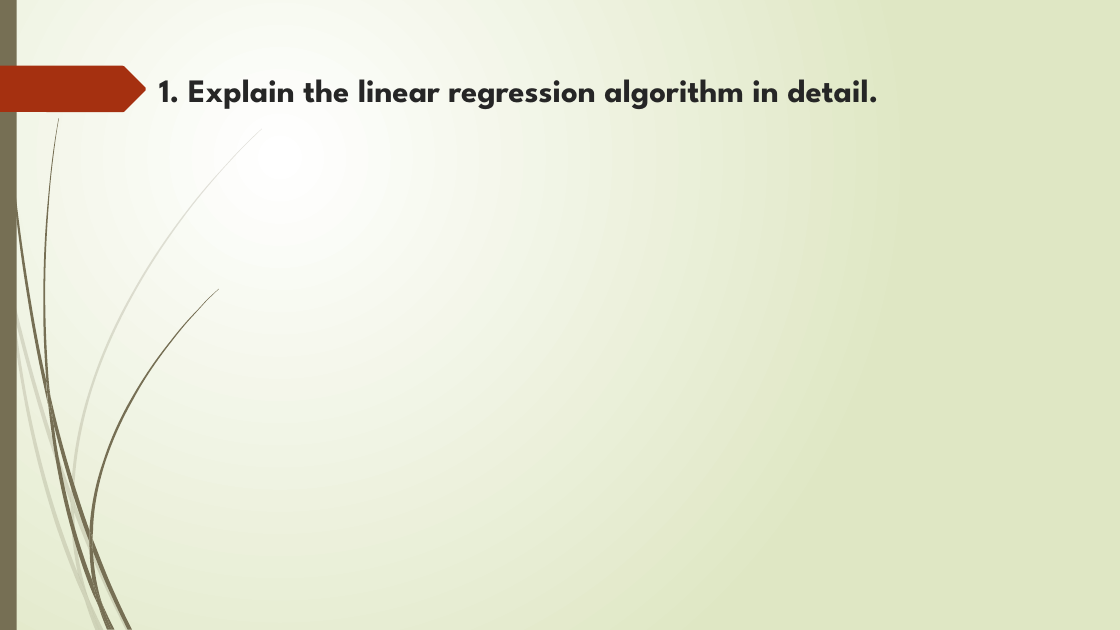
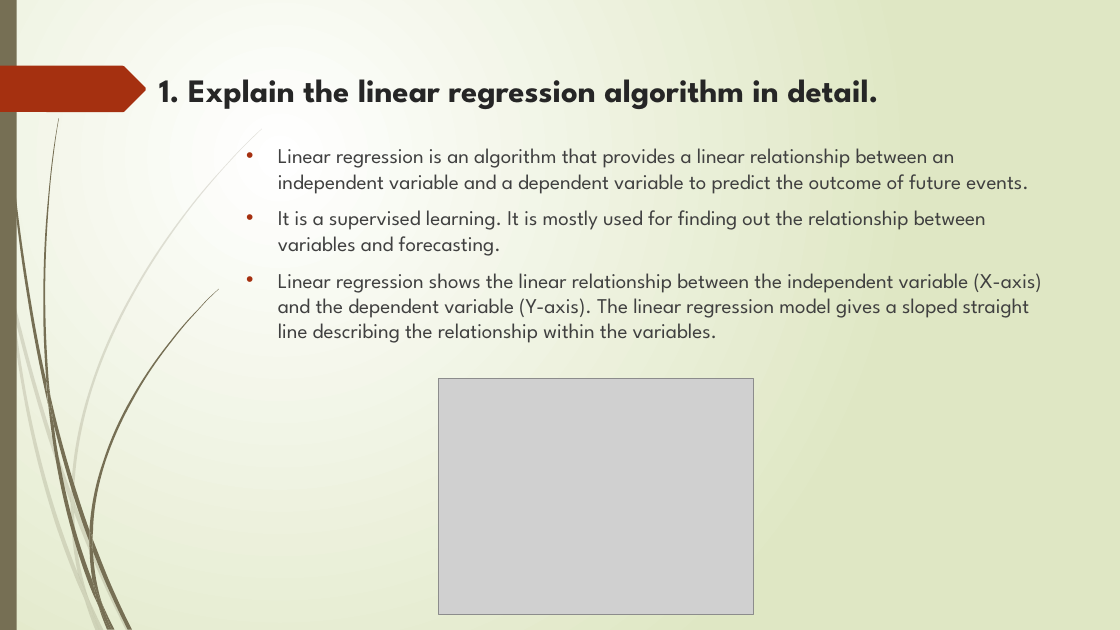
Before and after one commit to mylearning-datta/Linear-Regression, a slide deck: slide 8 of LinearRegression_Assignment/Linear Regression_Subjective Questions.pptx (slide 5 before the commit). Drawn at 1120x630 pixels with LibreOffice and Linux fonts; fonts in the diff are those of the drawing; grey boxes stand for pictures. Boxes give left, top, right and bottom in pixels: in the first picture for what was removed or moved away, otherwise in the second. Text is boxed around its words. In the diff, an @@ line names an element or a change of style, - is before the commit and + after.

```diff
--- a/LinearRegression_Assignment/Linear Regression_Subjective Questions.pptx
+++ b/LinearRegression_Assignment/Linear Regression_Subjective Questions.pptx
@@ text added at box(278, 148, 1042, 343), 18 pt, text #404040 @@
+• Linear regression is an algorithm that provides a linear relationship between an independent variable and a dependent variable to predict the outcome of future events.
+• It is a supervised learning. It is mostly used for finding out the relationship between variables and forecasting.
+• Linear regression shows the linear relationship between the independent variable (X-axis) and the dependent variable (Y-axis). The linear regression model gives a sloped straight line describing the relationship within the variables.
@@ picture added at box(439, 379, 753, 615) @@
```
Also in this commit, not shown: 3 other slides changed, 5 slides added.
